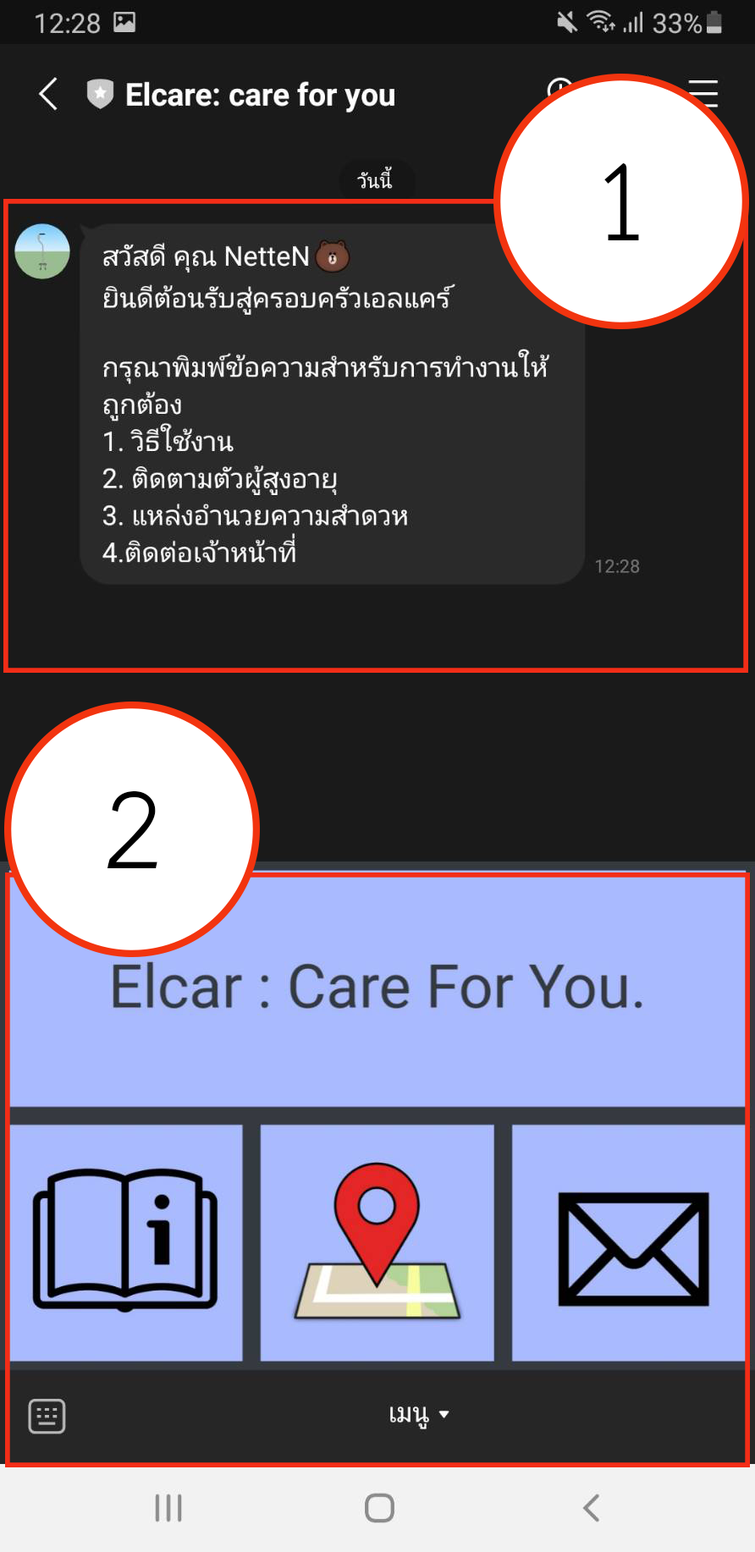
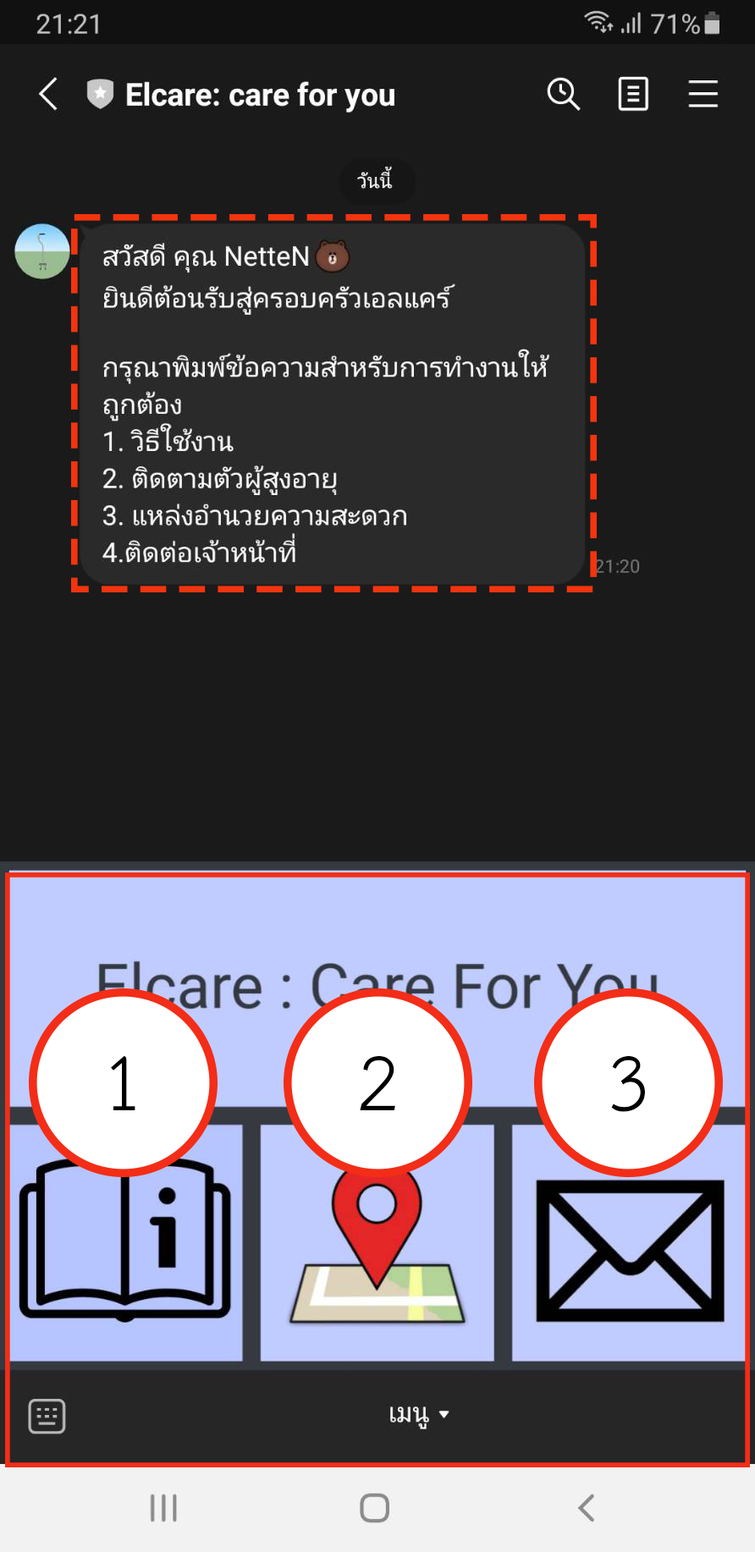
Two versions of the same layered image (755px x 1552px). Layer-by-layer changes:
hid "2" (1st of 2) over [106, 791, 158, 869]
hid "1" (1st of 2) over [604, 163, 640, 241]
hid "Ellipse 2" (1st of 2) over [4, 701, 260, 958]
hid "Ellipse 2" (2nd of 2) over [493, 73, 750, 330]
showed "Rectangle 1" over [71, 214, 597, 593]
showed "3" over [611, 1056, 645, 1113]
showed "2" (2nd of 2, in "Group 1") over [359, 1056, 396, 1111]
showed "1" (2nd of 2, in "Group 1") over [110, 1056, 136, 1111]
showed "Ellipse 1" (1st of 3, in "Group 1") over [534, 988, 723, 1178]
showed "Ellipse 1" (2nd of 3, in "Group 1") over [283, 988, 473, 1178]
showed "Ellipse 1" (3rd of 3, in "Group 1") over [28, 988, 218, 1178]
hid "Rectangle 2" (2nd of 2) over [3, 198, 749, 673]
added layer "621" above "430" over [0, 6, 755, 1524]
hid "430" over [0, 6, 755, 1524]
